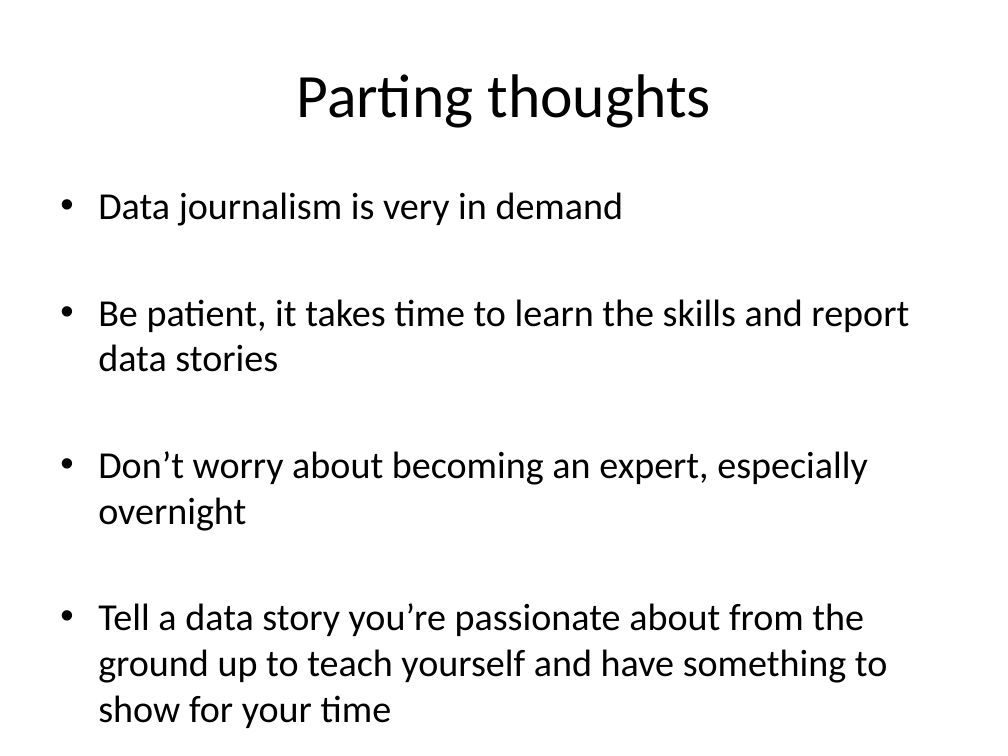
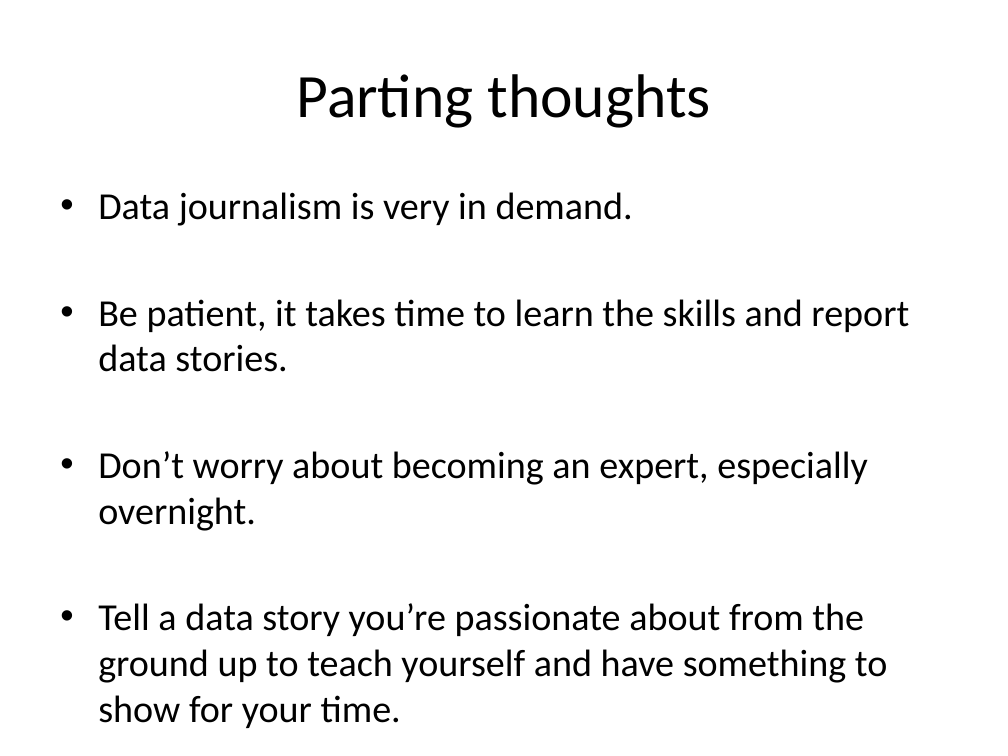
Before and after one commit to jeffhargarten/20181127-umn_class, a slide deck: slide 10 of data_presentation.pptx (slide 13 before the commit). Drawn at 1008x756 pixels with LibreOffice and Linux fonts; fonts in the diff are those of the drawing. Boxes give left, top, right and bottom in pixels: in the first picture for what was removed or moved away, otherwise in the second. Text is boxed around its words. In the diff, an @@ line names an element or a change of style, - is before the commit and + after.

```diff
--- a/data_presentation.pptx
+++ b/data_presentation.pptx
@@ text at (x1=98, y1=192, x2=909, y2=683): text changed @@
-• Data journalism is very in demand
-• Be patient, it takes time to learn the skills and report data stories
-• Don’t worry about becoming an expert, especially overnight
-• Tell a data story you’re passionate about from the ground up to teach yourself and have something to show for your time
+• Data journalism is very in demand.
+• Be patient, it takes time to learn the skills and report data stories.
+• Don’t worry about becoming an expert, especially overnight.
+• Tell a data story you’re passionate about from the ground up to teach yourself and have something to show for your time.
```
Also in this commit, not shown: 5 other slides changed, 2 slides removed.
